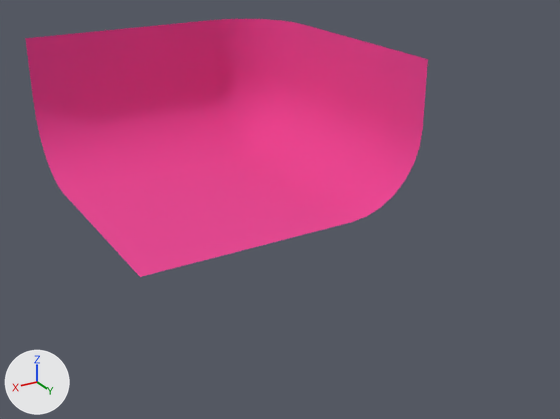
The Blender file BasicHand.blend: old version first, new version second.
Before and after are seen from a camera (50 mm lens) standing at (46.2, 94.1, 41.2) and looking at (-4.1, 10.2, -0.7). The axes (+X, +Y, +Z) are drawn at lower left. The lights are the same throughout.
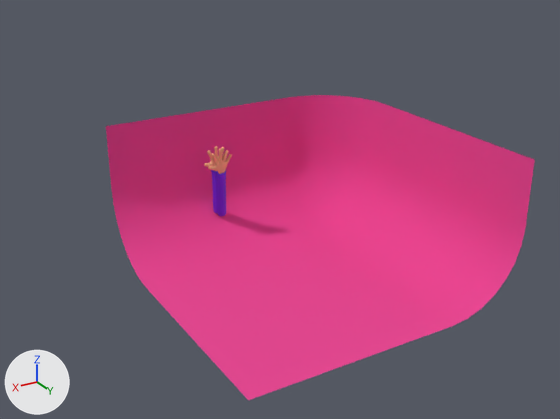
What changed in the scene script:
```text
Add me_cube_009:
    me_cube_009.from_pydata(...)  # 57 vertices, 56 faces; spans x -0.68..0.77, y -0.65..0.65, z -6.25..2.23
    me_cube_009.polygons.foreach_set('use_smooth', [True] * 56)
    me_cube_009.materials.append(mat_sleeve)  # purple #6c28e7
Change ob_plane:
    ob_plane.location: (0.0, 0.0, 0.0) -> (-6.2, 13.6, -10.4)
Change ob_hand_01:
    remove ob_hand_01.hide_set(True)  # its collection is switched off
Change ob_sleeve_001:
    remove ob_sleeve_001.hide_set(True)  # its collection is switched off
Change ob_hand_01_001:
    remove ob_hand_01_001.hide_set(True)  # its collection is switched off
Add ob_sleeve_003:
    ob_sleeve_003 = bpy.data.objects.new('Sleeve.003', me_cube_009)
    ob_sleeve_003.location = (-1.5, -2.2, -0.4)
    ob_sleeve_003.rotation_euler = (-0.29, 0.115, -0.0749)  # degrees (-17, 6.6, -4.3)
    _m = ob_sleeve_003.modifiers.new('Subdivision', 'SUBSURF')
    _m = ob_sleeve_003.modifiers.new('Solidify', 'SOLIDIFY')
    _m.thickness = 0.31
    _m.offset = 0.0
```

Pixel boxes [x1, y1, x2, y2] of what changed, in the pictures (560 x 419 px):
'Plane', moved: before [25, 19, 428, 277]; after [106, 95, 535, 400]
'Sleeve.003', added: after [217, 170, 226, 216]
'Hand_01.001', shown: after [208, 149, 232, 174]
'Sleeve.001', shown: after [211, 170, 219, 214]
'Hand_01', shown: after [204, 146, 225, 167]
